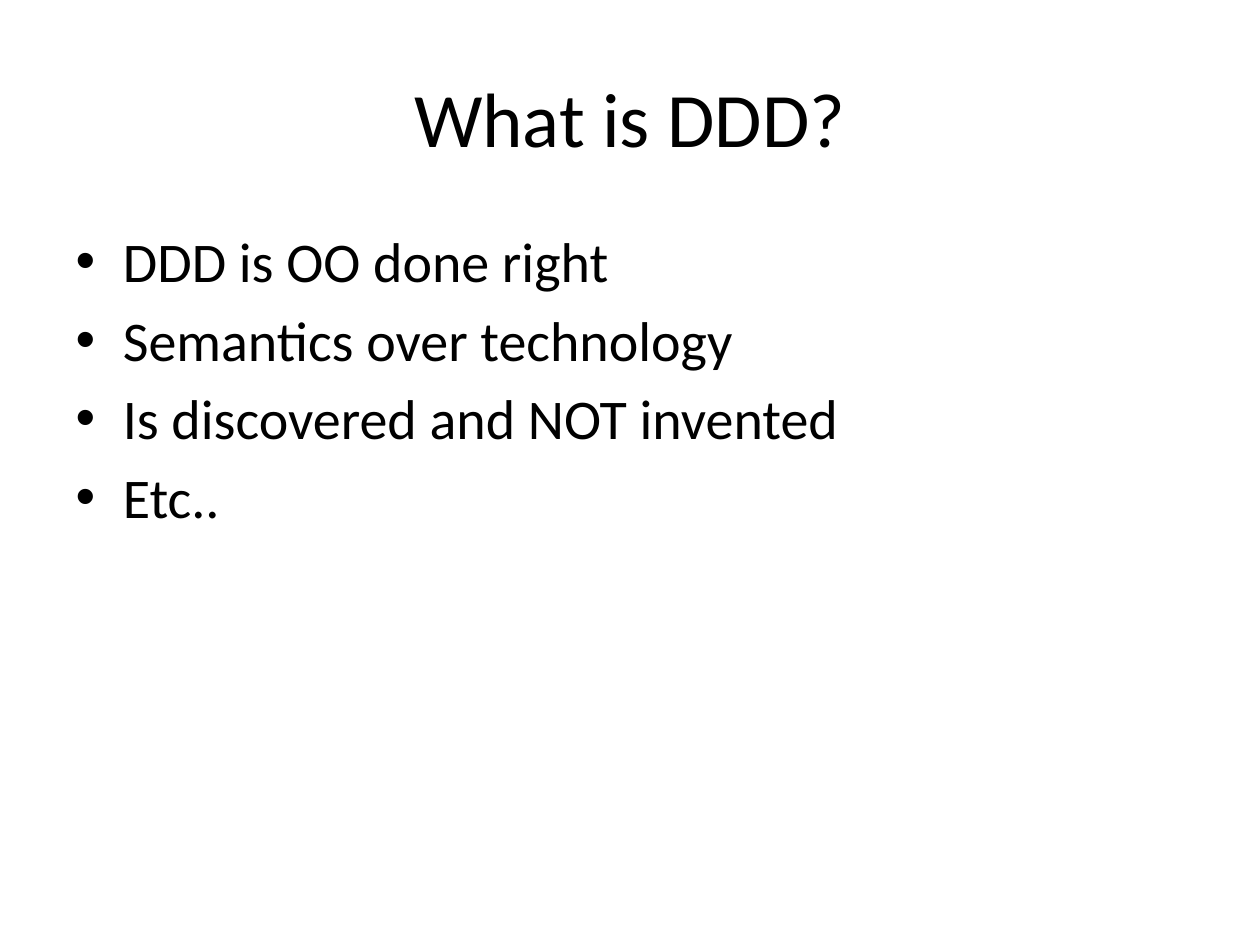
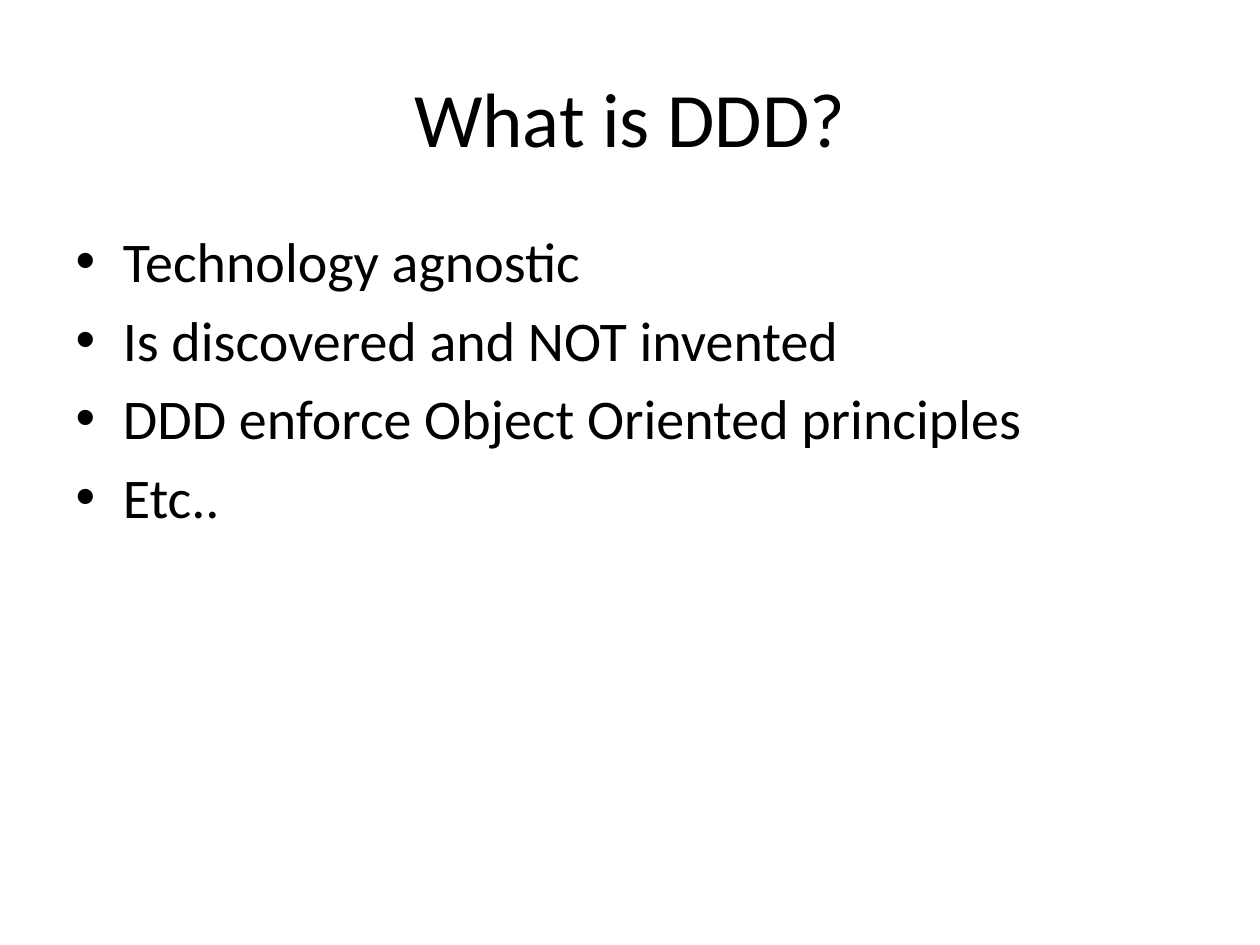
Before and after one commit to arturtv/dddpresentation, a slide deck: slide 12 of Domain-DrivenDesign.A.Trosin.pptx. Drawn at 1260x945 pixels with LibreOffice and Linux fonts; fonts in the diff are those of the drawing. Boxes give left, top, right and bottom in pixels: in the first picture for what was removed or moved away, otherwise in the second. Text is boxed around its words. In the diff, an @@ line names an element or a change of style, - is before the commit and + after.

```diff
--- a/Domain-DrivenDesign.A.Trosin.pptx
+++ b/Domain-DrivenDesign.A.Trosin.pptx
@@ text at [123, 243, 580, 292]: text changed @@
-• DDD is OO done right
-• Semantics over technology
+• Technology agnostic
@@ text at [123, 400, 1021, 449]: paragraph added @@
+• DDD enforce Object Oriented principles
```
Also in this commit, not shown: 1 other slide changed.
